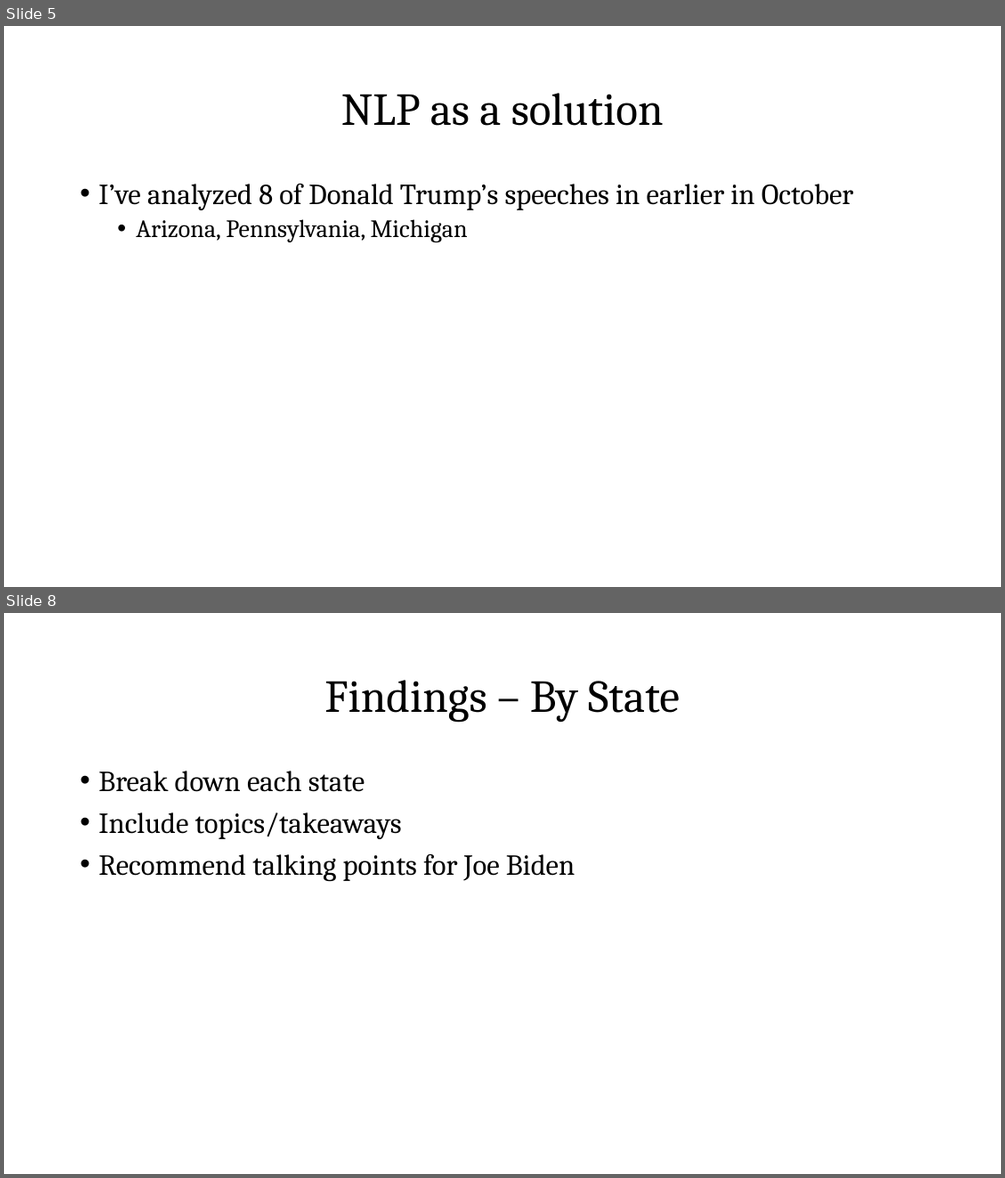
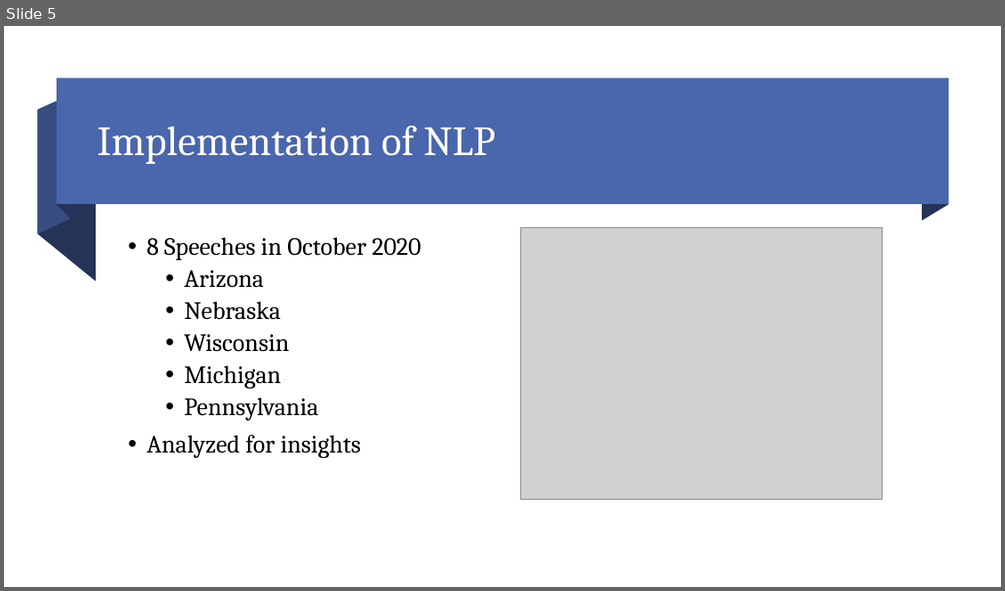
Before and after one commit to mdominguez2010/Trump-Speech-NLP, a slide deck: presentation/presentation_final.pptx. Shown one above the other, each under a label of ours: slides 5 and 8 before the commit, slide 5 after it; the slides between them are not shown. The pictures are 1005x1178 and 1005x591 pixels, drawn with LibreOffice and Linux fonts; fonts in the diff are those of the drawing; grey boxes stand for pictures. Boxes give left, top, right and bottom in pixels: in the first picture for what was removed or moved away, otherwise in the second. Text is boxed around its words. In the diff, an @@ line names an element or a change of style, - is before the commit and + after.

```diff
--- a/presentation/presentation_final.pptx
+++ b/presentation/presentation_final.pptx
@@ slide 8 removed at <box>4,613,1001,1174</box>, background #FFFFFF @@
@@ title removed at <box>324,680,680,722</box> @@
-Findings – By State
@@ text removed at <box>98,771,575,881</box> @@
-• Break down each state
-• Include topics/takeaways
-• Recommend talking points for Joe Biden
@@ slide 5 changed as well @@
@@ group added at <box>38,79,948,281</box>: 4 freeform shapes, 1 rectangle @@
@@ title at <box>97,126,494,164</box>: text changed; size 44 to 40 pt; text colour #000000 to #FFFFFF @@
-NLP as a solution
+Implementation of NLP
@@ text at <box>146,237,421,458</box>: text changed; size 28 to 24 pt @@
-• I’ve analyzed 8 of Donald Trump’s speeches in earlier in October
-  • Arizona, Pennsylvania, Michigan
+• 8 Speeches in October 2020
+  • Arizona
+  • Nebraska
+  • Wisconsin
+  • Michigan
+  • Pennsylvania
+• Analyzed for insights
@@ picture added at <box>521,227,882,499</box> @@
```
Also in this commit, not shown: 1 other slide changed, 7 slides added, 7 other slides removed, 9 other files.
